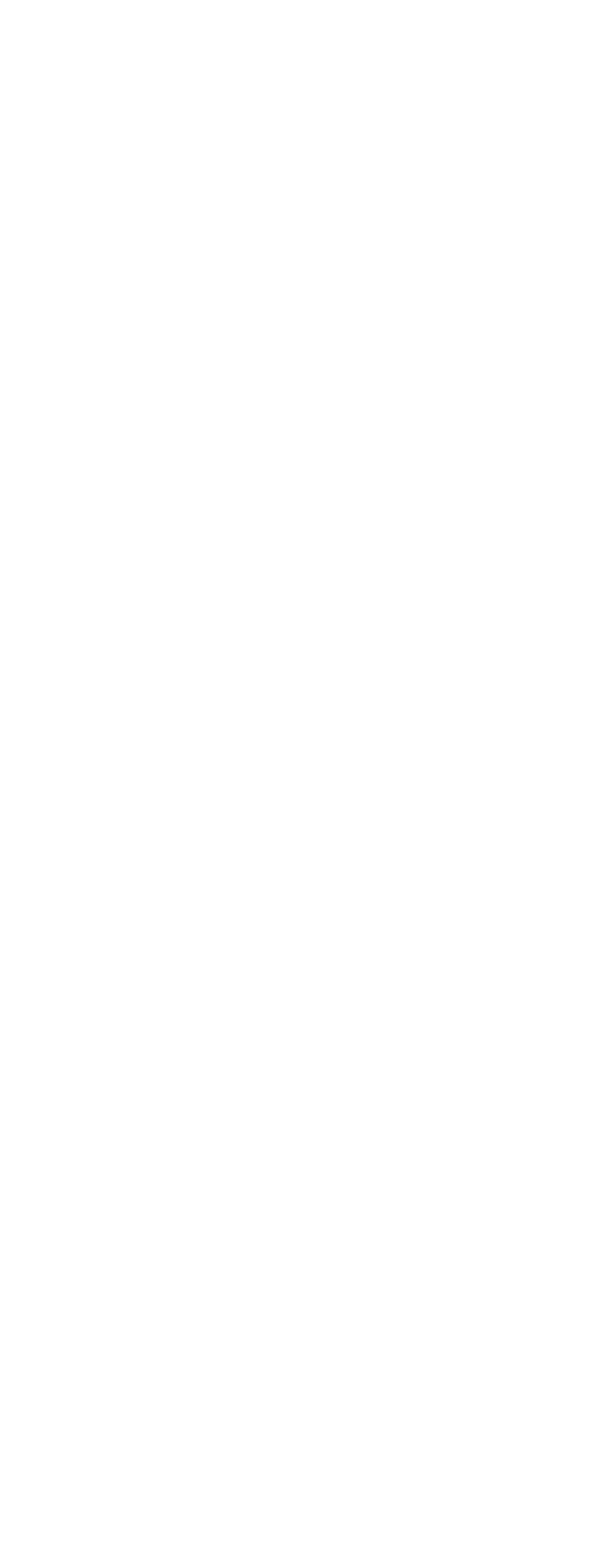
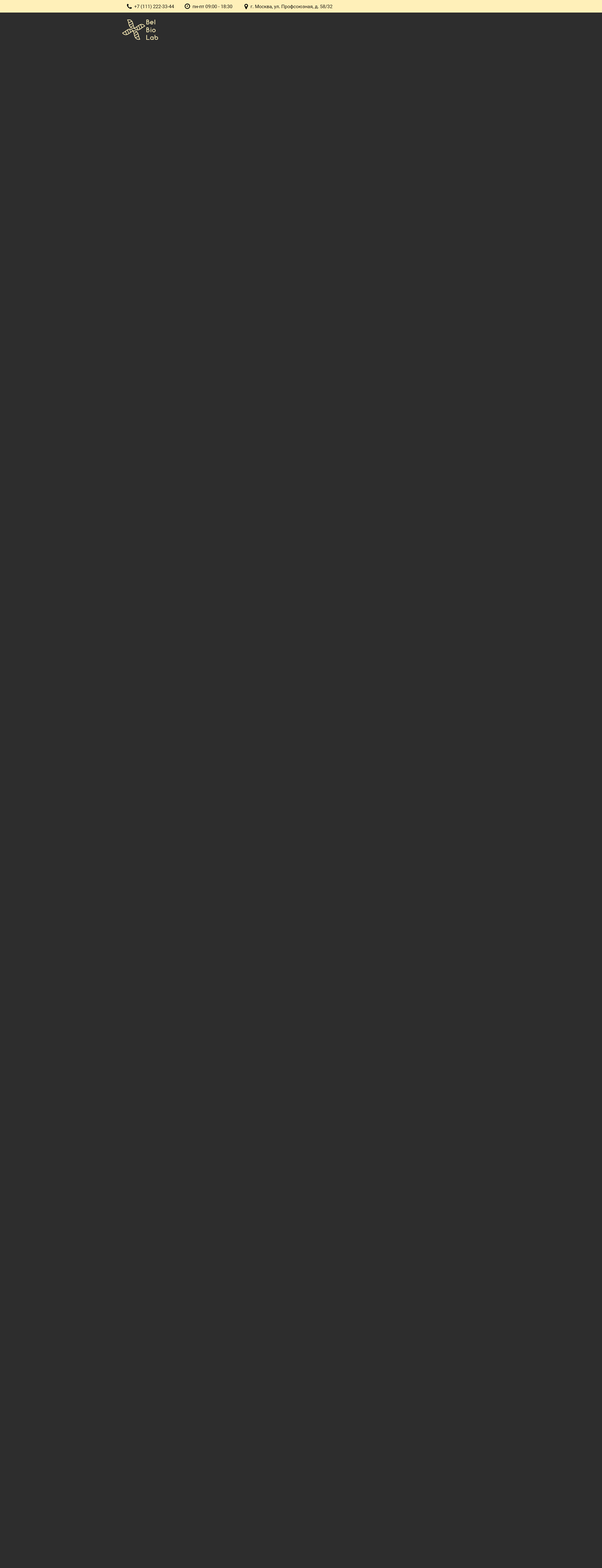
Layered file, before and after one edit (602px x 1568px). Changes by layer:
added group "header" with 8 layers above "bg" over box(0, 0, 602, 40)
added layer "phone-icon" in group "header" over box(126, 3, 133, 10)
added layer "+7 (111) 222-33-44" in group "header" over box(134, 4, 175, 10)
added layer "clocks-icon" in group "header" over box(184, 3, 191, 10)
added layer "пн-пт 09:00 - 18:30" in group "header" over box(192, 4, 233, 9)
added layer "map-icon" in group "header" over box(244, 3, 249, 10)
added layer "г. Москва, ул. Профсоюзная, д. 58/32" in group "header" over box(250, 4, 333, 10)
added layer "top-contacts" in group "header" over box(0, 0, 602, 13)
added layer "logo" in group "header" over box(122, 19, 159, 40)
renamed "Layer 0" to "bg", painted on it over box(0, 0, 602, 1568)
